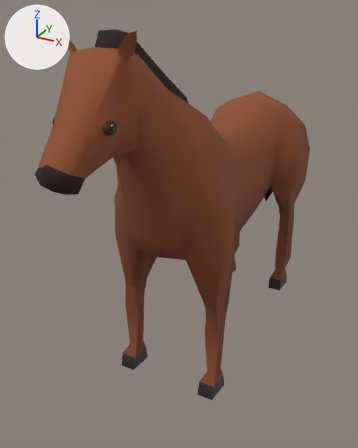
Two versions of the glTF model art/town/farm/animals/horse.gltf, one commit apart.
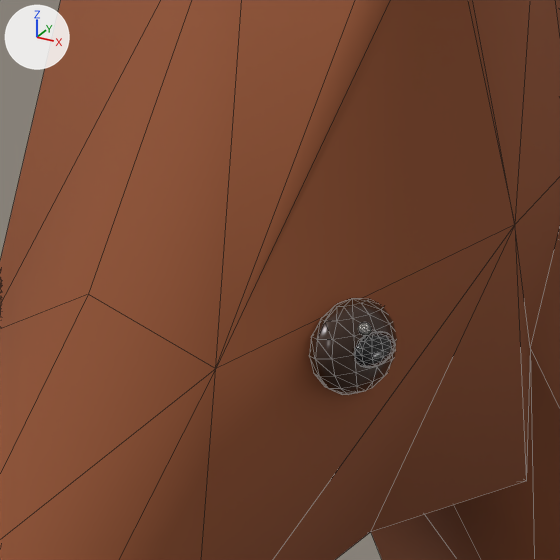
Old and new are each drawn whole from a camera (50 mm lens) standing at (1.066, -2.376, 1.82) and looking at (-0.106, -0.245, 0.755) and again close up on the part from 15% to 40% of the width and 17% to 36% of the height. The lights are fixed; the arrows at upper left show +X, +Y and +Z. The first two pictures are the older version. The close-ups show mesh edges as thin lines. Where no turn or scale is listed for an object, it has been applied to the vertices. Vertices at exactly the same position are counted once.

The scene before the commit, as lines of its bpy script (objects in view):
```python
me_cylinder = bpy.data.meshes.new('Cylinder')
me_cylinder.from_pydata(...)  # 775 vertices, 1522 faces; spans x -0.33..0.33, y -1.3..1.04, z 0.0..1.75
# faces by material slot: [72, 504, 114, 336, 336, 160]
me_cylinder.materials.append(mat_hoof)
me_cylinder.materials.append(mat_material_003)
me_cylinder.materials.append(mat_material_006)
me_cylinder.materials.append(mat_eyeiris)
me_cylinder.materials.append(mat_eyepupil)
me_cylinder.materials.append(mat_eyeshine)
ob_horse = bpy.data.objects.new('Horse', me_cylinder)
ob_horse.location = (0.0, 0.0, -0.005)
```
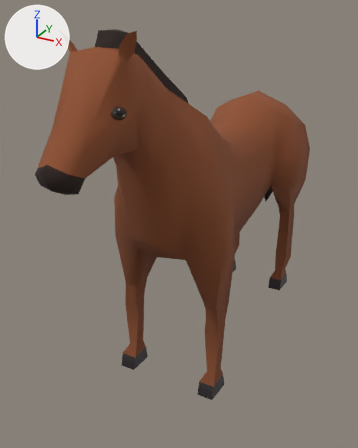
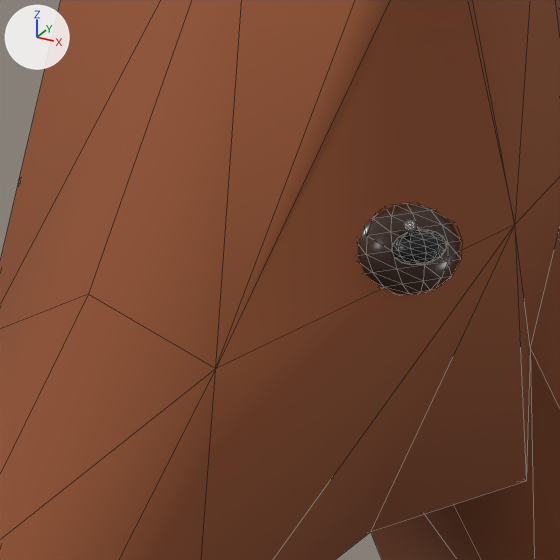
The change in detail:
me_cylinder has 775 vertices, 1522 faces and spans x -0.33..0.33, y -1.3..1.04, z 0.0..1.75.
me_cylinder is used by ob_horse; location (0.0, 0.0, -0.005).
me_cylinder part 1: the loose piece of 86 vertices spanning x 0.09..0.12, y -1.12..-1.06, z 1.44..1.49 is multiplied about its middle by the matrix ((0.907, 0.371, -0.198), (-0.362, 0.929, 0.079), (0.213, 0.0, 0.977)), then moved by (0.01, 0.04, 0.04).
me_cylinder part 2: the loose piece of 86 vertices spanning x 0.11..0.12, y -1.11..-1.07, z 1.46..1.47 is moved by (0.01, 0.04, 0.04).
me_cylinder part 3: the loose piece of 42 vertices spanning x 0.12, y -1.1..-1.09, z 1.47..1.48 is moved by (0.01, 0.03, 0.04).

Boxes [x1, y1, x2, y2] around the edits, measured in the close-ups (560 x 560 px; the box of a moved part takes in the faces that stretch with it):
part 1 of me_cylinder, moved or reshaped: before [309, 298, 397, 395]; after [357, 204, 460, 295]
part 2 of me_cylinder, moved or reshaped: before [354, 331, 395, 368]; after [392, 230, 447, 265]
part 3 of me_cylinder, moved or reshaped: before [358, 322, 371, 335]; after [404, 220, 417, 233]
